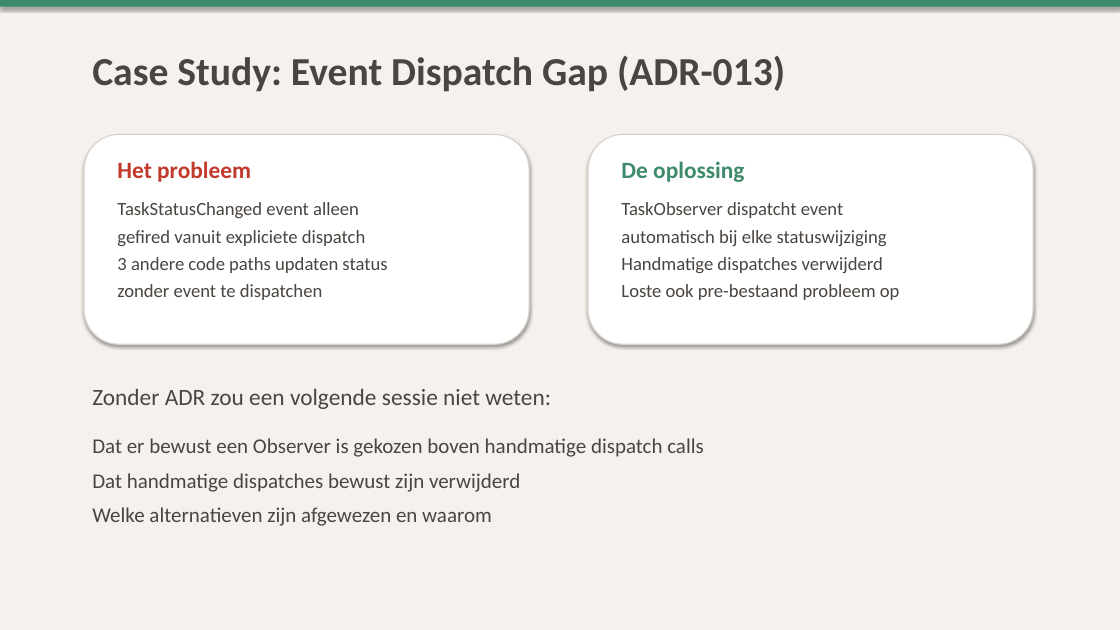
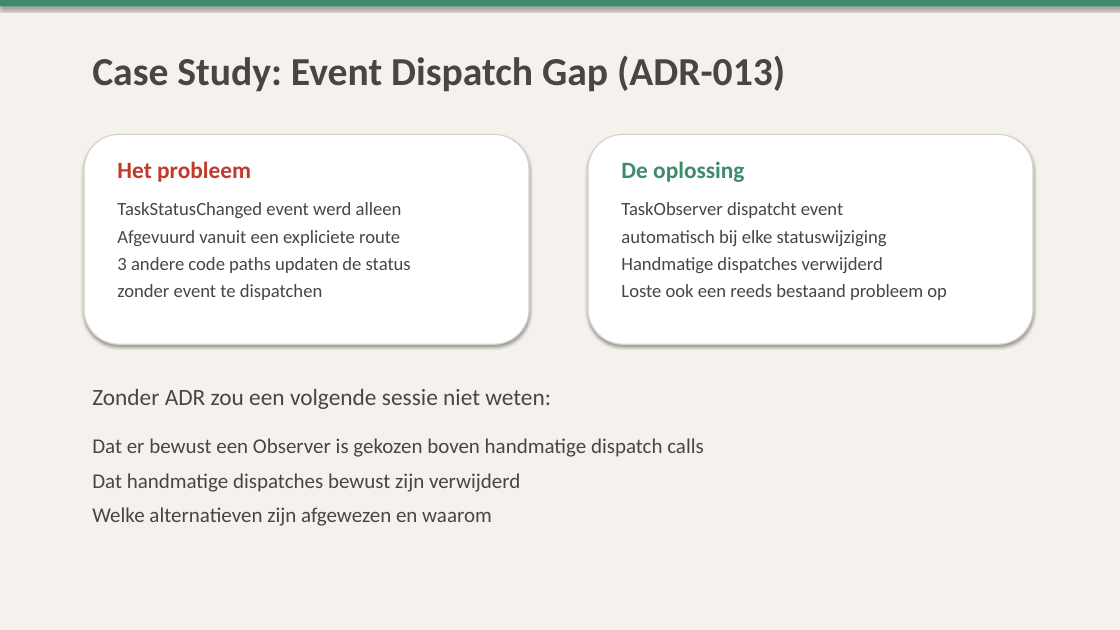
Before and after one commit to lengthofrope/mithril, a slide deck: slide 13 of docs/workshop-tdd-adr-ai-assisted-development.pptx (slide 14 before the commit). Drawn at 1120x630 pixels with LibreOffice and Linux fonts; fonts in the diff are those of the drawing. Boxes give left, top, right and bottom in pixels: in the first picture for what was removed or moved away, otherwise in the second. Text is boxed around its words. In the diff, an @@ line names an element or a change of style, - is before the commit and + after.

```diff
--- a/docs/workshop-tdd-adr-ai-assisted-development.pptx
+++ b/docs/workshop-tdd-adr-ai-assisted-development.pptx
@@ text at (x1=117, y1=202, x2=411, y2=273): text changed @@
-TaskStatusChanged event alleen
-gefired vanuit expliciete dispatch
-3 andere code paths updaten status
+TaskStatusChanged event werd alleen
+Afgevuurd vanuit een expliciete route
+3 andere code paths updaten de status
@@ text at (x1=621, y1=284, x2=947, y2=300): text changed @@
-Loste ook pre-bestaand probleem op
+Loste ook een reeds bestaand probleem op
```
Also in this commit, not shown: 3 other slides changed, 2 slides removed, 8 other files.
